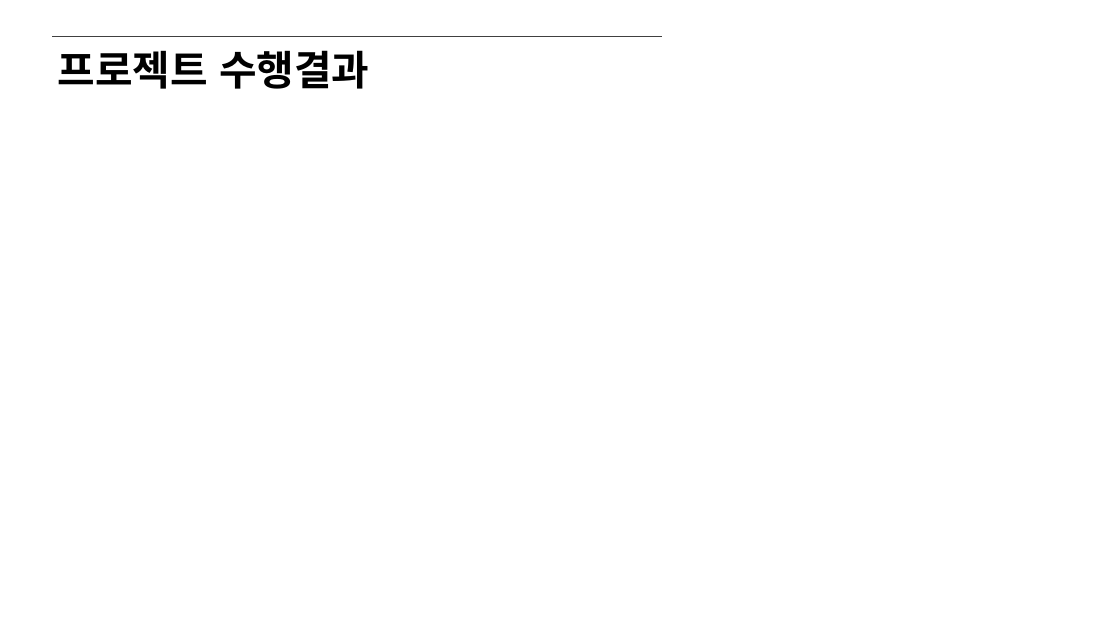
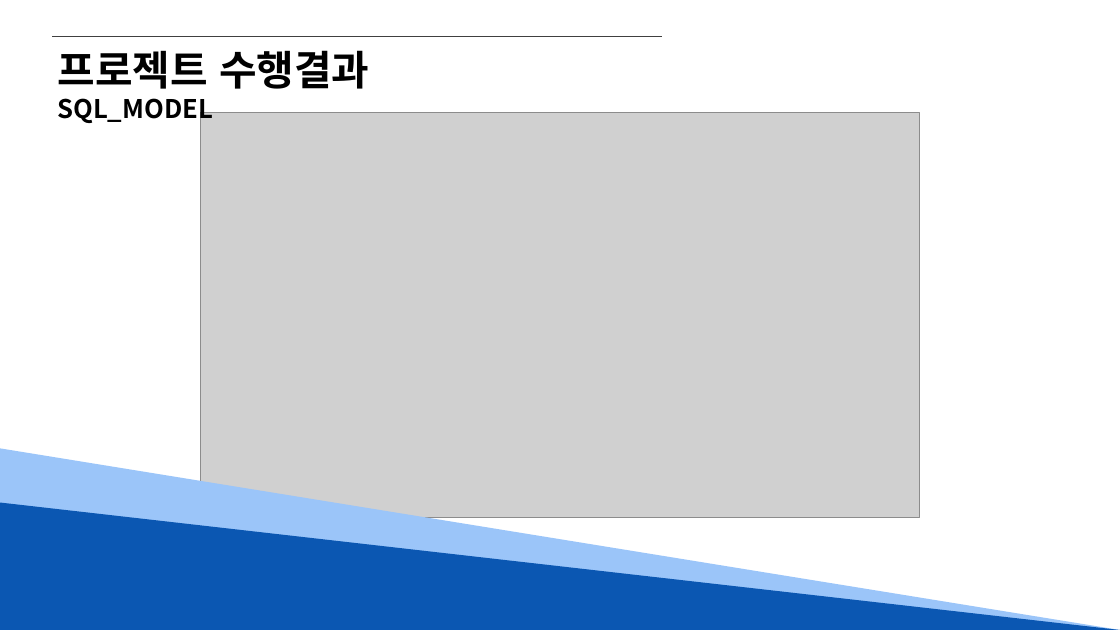
Before and after one commit to Hyno2/SQL-Project, a slide deck: slide 12 of PPT템플릿/오라클(편의점).pptx (slide 6 before the commit). Drawn at 1120x630 pixels with LibreOffice and Linux fonts; fonts in the diff are those of the drawing; grey boxes stand for pictures. Boxes give left, top, right and bottom in pixels: in the first picture for what was removed or moved away, otherwise in the second. Text is boxed around its words. In the diff, an @@ line names an element or a change of style, - is before the commit and + after.

```diff
--- a/PPT템플릿/오라클(편의점).pptx
+++ b/PPT템플릿/오라클(편의점).pptx
@@ text added at (57, 98, 212, 125), 22 pt, text #000000, bold @@
+SQL_MODEL
@@ picture added at (201, 113, 919, 518) @@
@@ right triangle added at (0, 449, 1120, 630), fill #9BC5F9 @@
@@ right triangle added at (0, 502, 1120, 630), fill #0B57B2 @@
```
Also in this commit, not shown: 5 other slides changed, 17 slides added, 20 slides removed.
